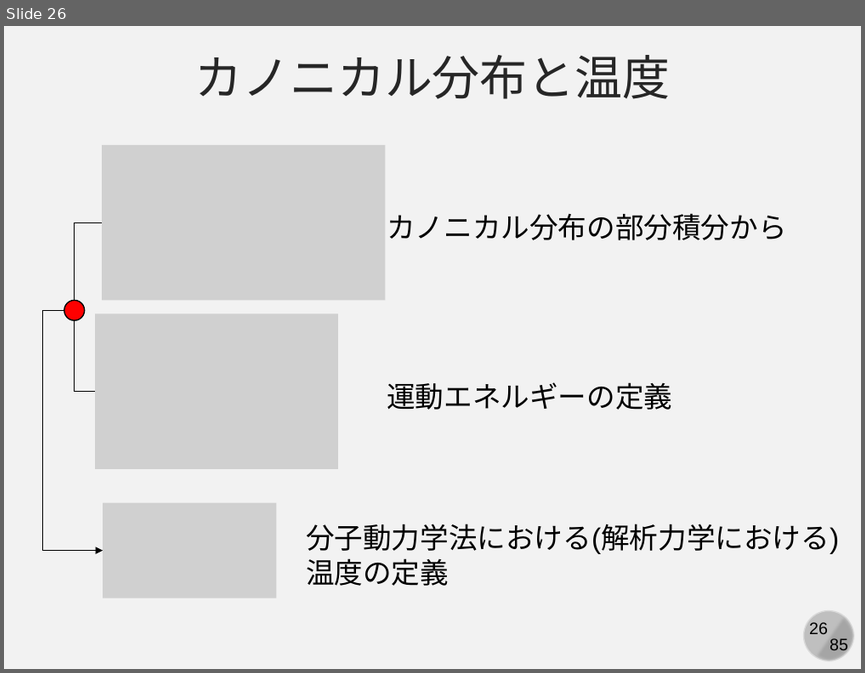
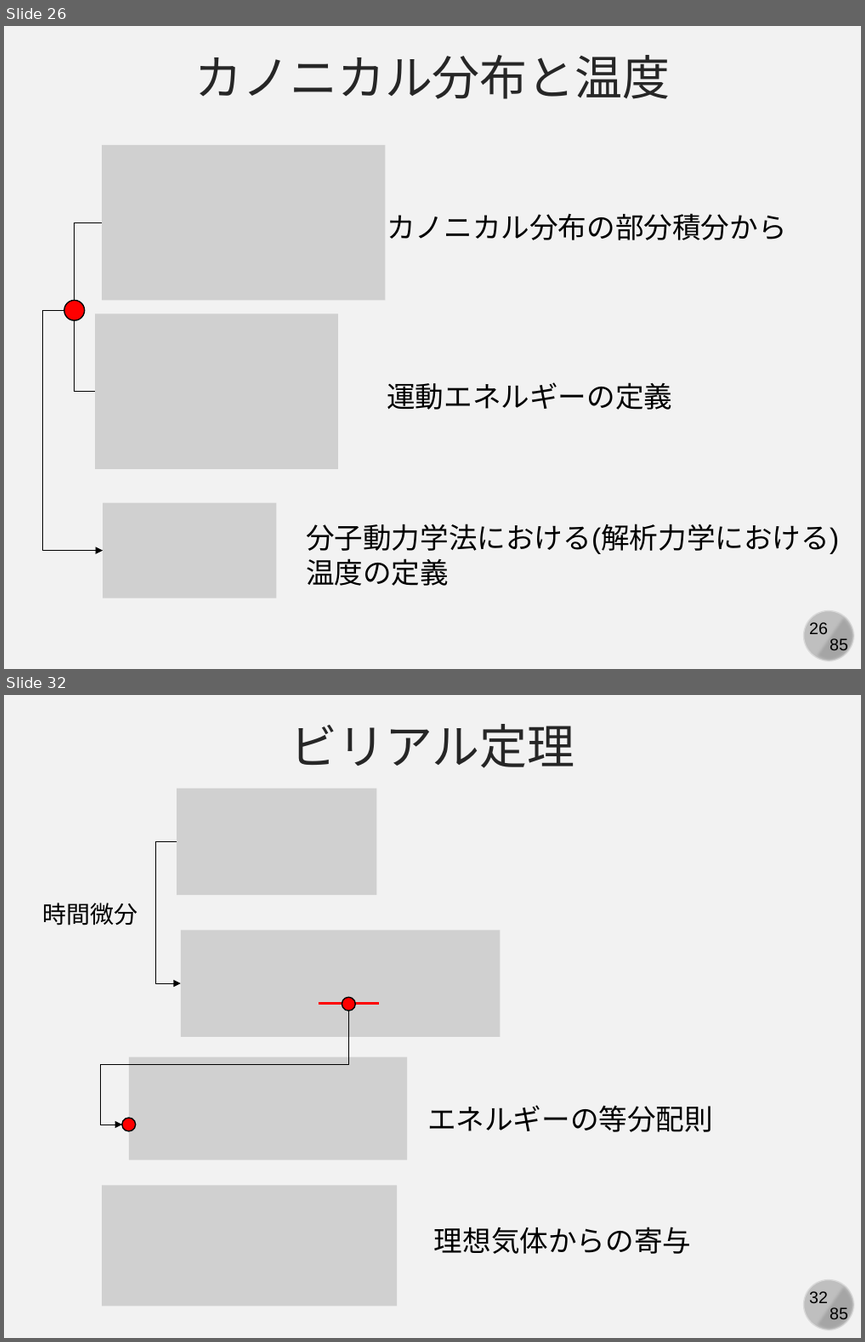
Before and after one commit to kaityo256/simulation_engineering, a slide deck: 06_md_observable/simulation06.pptx. Shown one above the other, each under a label of ours: slide 26 before the commit, slides 26 and 32 after it; the slides between them are not shown. The pictures are 865x673 and 865x1342 pixels, drawn with LibreOffice and Linux fonts; fonts in the diff are those of the drawing; grey boxes stand for pictures. Boxes give left, top, right and bottom in pixels: in the first picture for what was removed or moved away, otherwise in the second. Text is boxed around its words. In the diff, an @@ line names an element or a change of style, - is before the commit and + after.

```diff
--- a/06_md_observable/simulation06.pptx
+++ b/06_md_observable/simulation06.pptx
@@ slide 32 added at <box>4,695,861,1338</box>, background #F2F2F2; not listed: 4 template elements that a slide beside it also shows @@
@@ text added at <box>290,724,574,768</box>, 40 pt, text #262626 @@
+ビリアル定理
@@ picture added at <box>177,789,376,895</box> @@
@@ elbow arrow added from (177, 841) to (181, 983), #000000 0.5 pt @@
@@ text added at <box>43,902,138,925</box>, 20 pt, text #000000 @@
+時間微分
@@ picture added at <box>181,930,500,1036</box> @@
@@ ellipse added at <box>341,997,355,1010</box>, fill #FF0000, outline #000000 1 pt @@
@@ elbow arrow added from (348, 1010) to (122, 1124), #000000 0.5 pt @@
@@ line added from (318, 1003) to (380, 1003), #FF0000 2.25 pt @@
@@ picture added at <box>129,1056,408,1159</box> @@
@@ ellipse added at <box>122,1117,136,1131</box>, fill #FF0000, outline #000000 1 pt @@
@@ text added at <box>427,1105,713,1132</box>, 24 pt, text #000000 @@
+エネルギーの等分配則
@@ picture added at <box>102,1185,397,1306</box> @@
@@ text added at <box>434,1226,691,1253</box>, 24 pt, text #000000 @@
+理想気体からの寄与
```
Also in this commit, not shown: 2 slides changed, 10 other slides added.
